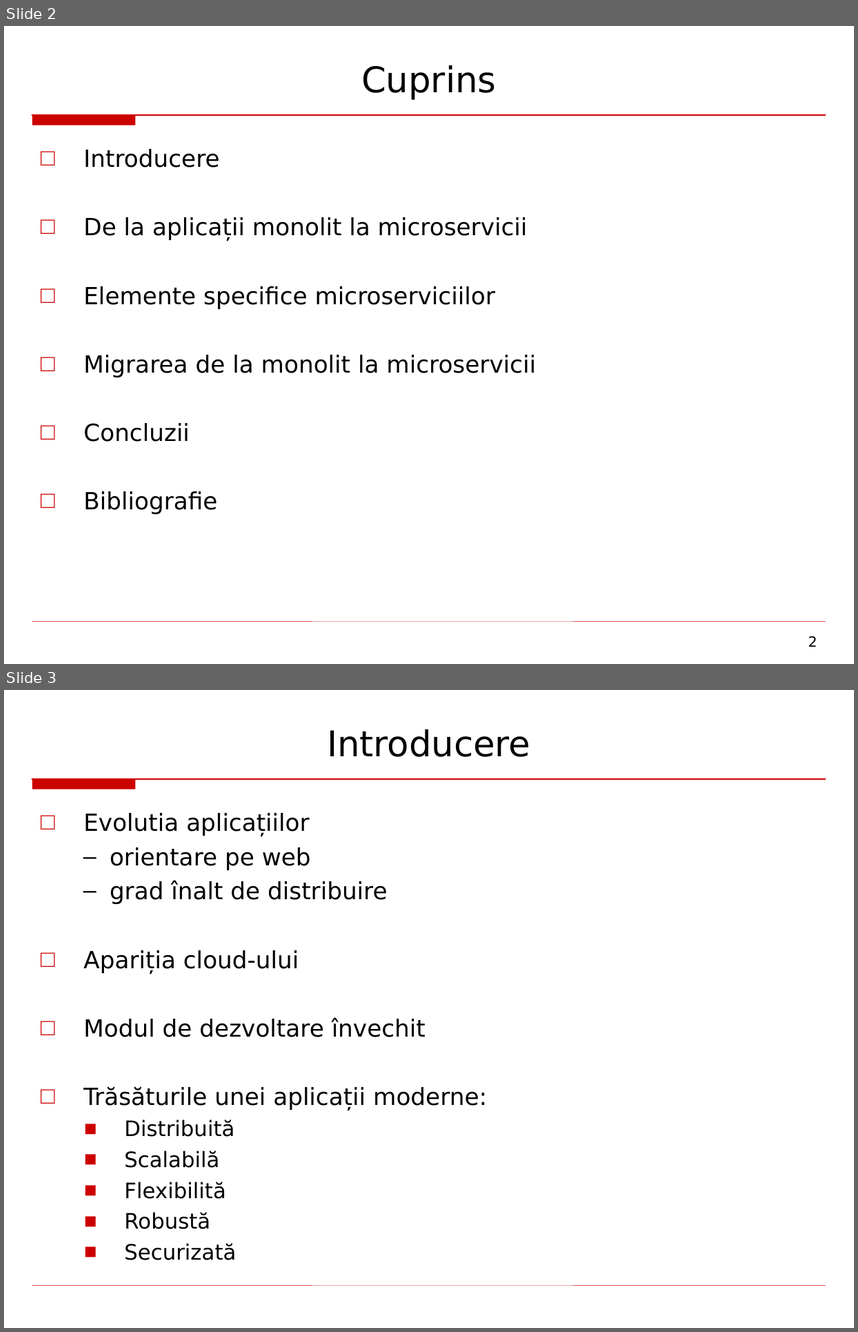
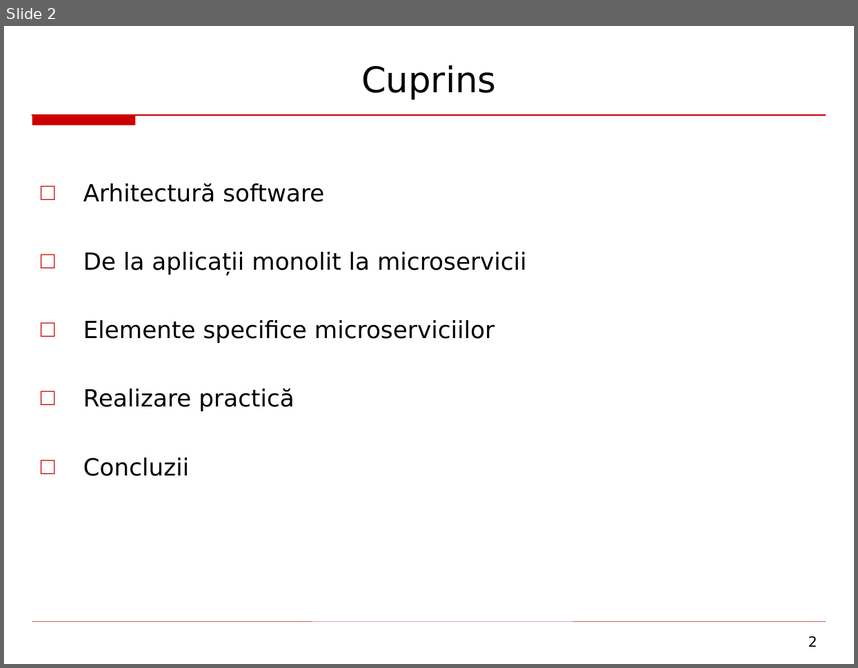
Before and after one commit to amihaescu/dizertatie, a slide deck: andrei.mihaescu.disertatie.2016.ppt. Shown one above the other, each under a label of ours: slides 2 and 3 before the commit, slide 2 after it. The pictures are 858x1332 and 858x668 pixels, drawn with LibreOffice and Linux fonts; fonts in the diff are those of the drawing. Boxes give left, top, right and bottom in pixels: in the first picture for what was removed or moved away, otherwise in the second. Text is boxed around its words. In the diff, an @@ line names an element or a change of style, - is before the commit and + after.

```diff
--- a/andrei.mihaescu.disertatie.2016.ppt
+++ b/andrei.mihaescu.disertatie.2016.ppt
@@ slide 3 removed at (4,690,854,1328), background #FFFFFF; not listed: 2 template elements that a slide beside it also shows @@
@@ text removed at (327,729,530,757) @@
-Introducere
@@ text removed at (83,813,487,1260) @@
-□ Evolutia aplicațiilor
-  – orientare pe web
-  – grad înalt de distribuire
-□ Apariția cloud-ului
-□ Modul de dezvoltare învechit
-□ Trăsăturile unei aplicații moderne:
-  ■ Distribuită
-  ■ Scalabilă
-  ■ Flexibilită
-  ■ Robustă
-  ■ Securizată
@@ slide 2 changed as well @@
@@ text at (83,183,324,202): text changed @@
-□ Introducere
+□ Arhitectură software
@@ text at (83,252,527,476): indent changed @@
@@ text at (83,388,294,411): text changed @@
-□ Migrarea de la monolit la microservicii
+□ Realizare practică
@@ text at (83,491,217,514): paragraph removed @@
-□ Bibliografie
```
Also in this commit, not shown: 13 other slides changed, 1 slide added, 1 other file.
